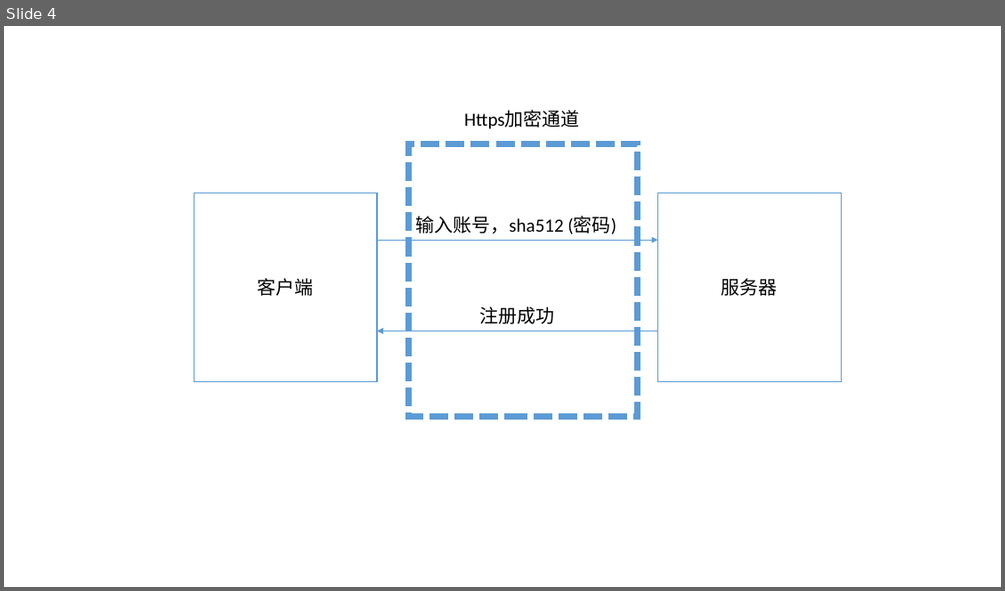
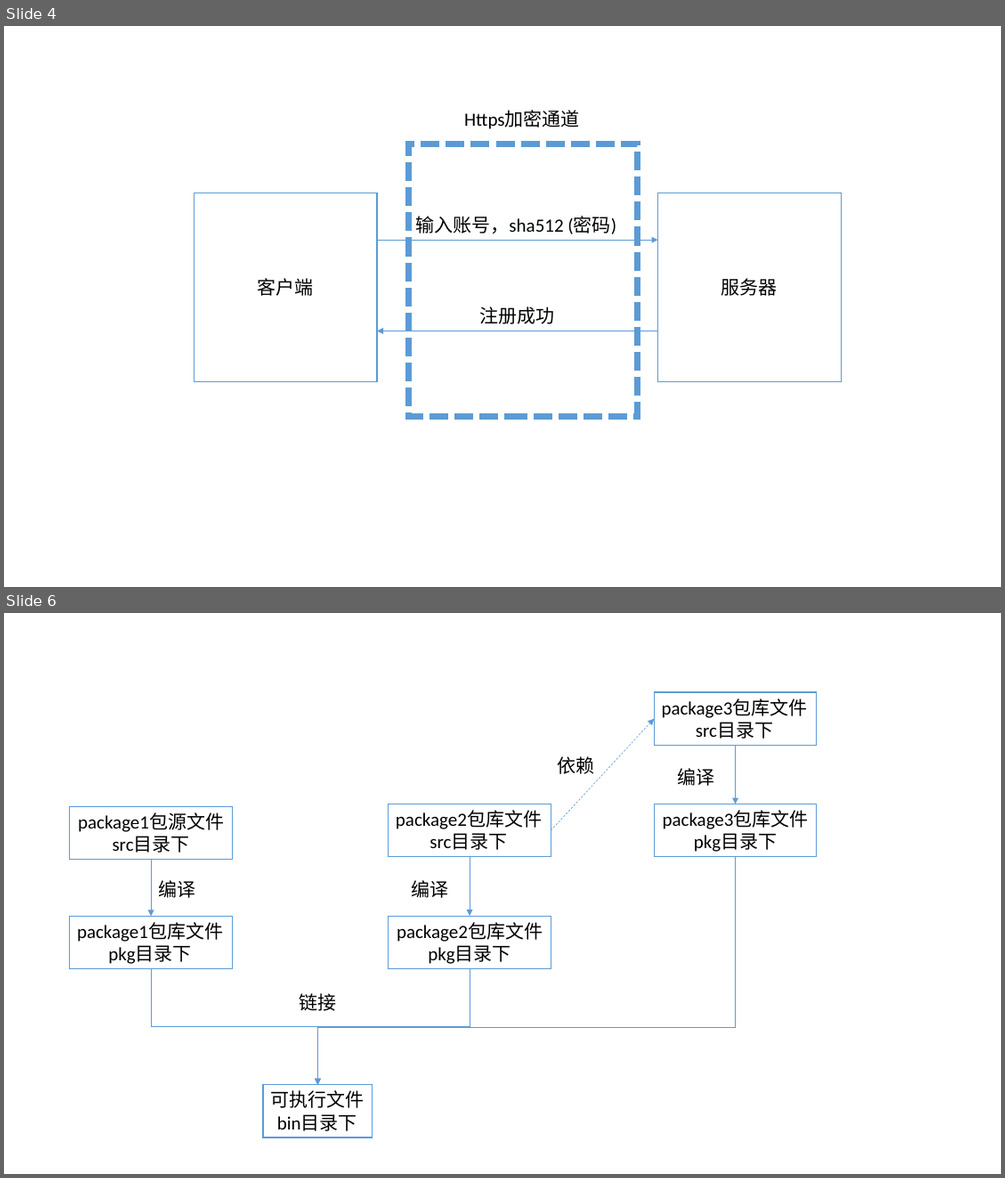
Before and after one commit to yankaics/fishedee.github.io, a slide deck: 图片.pptx. Shown one above the other, each under a label of ours: slide 4 before the commit, slides 4 and 6 after it; the slides between them are not shown. The pictures are 1005x591 and 1005x1178 pixels, drawn with LibreOffice and Linux fonts; fonts in the diff are those of the drawing. Boxes give left, top, right and bottom in pixels: in the first picture for what was removed or moved away, otherwise in the second. Text is boxed around its words. In the diff, an @@ line names an element or a change of style, - is before the commit and + after.

Commit message:
加入golang的编译提速优化

```diff
--- a/图片.pptx
+++ b/图片.pptx
@@ slide 6 added at [4, 613, 1001, 1174], background #FFFFFF @@
@@ group added at [70, 692, 816, 1138]: 7 rectangles, 5 texts, 4 arrows, 3 elbow arrows @@
+package1包源文件
+src目录下
+package1包库文件
+pkg目录下
+可执行文件
+bin目录下
+package2包库文件
+src目录下
+package2包库文件
+pkg目录下
+编译
+编译
+链接
+package3包库文件
+src目录下
+package3包库文件
+pkg目录下
+编译
+依赖
```
Also in this commit, not shown: 2 other slides added, 8 other files.
